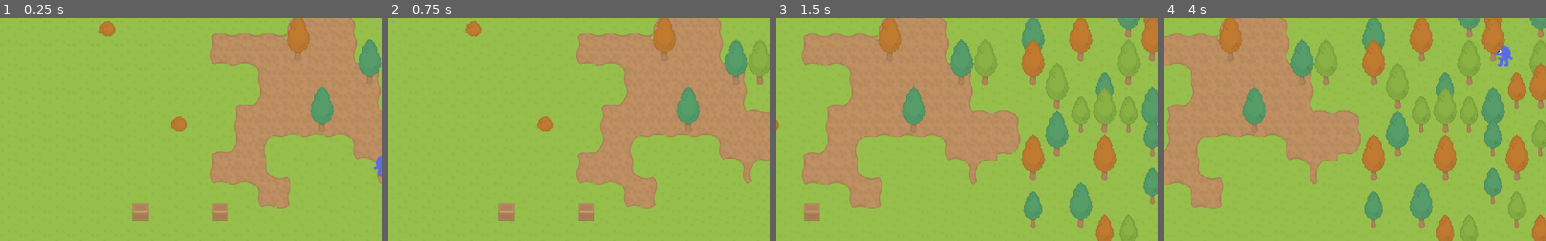
Above: before the commit, frames 1-4 (left to right).
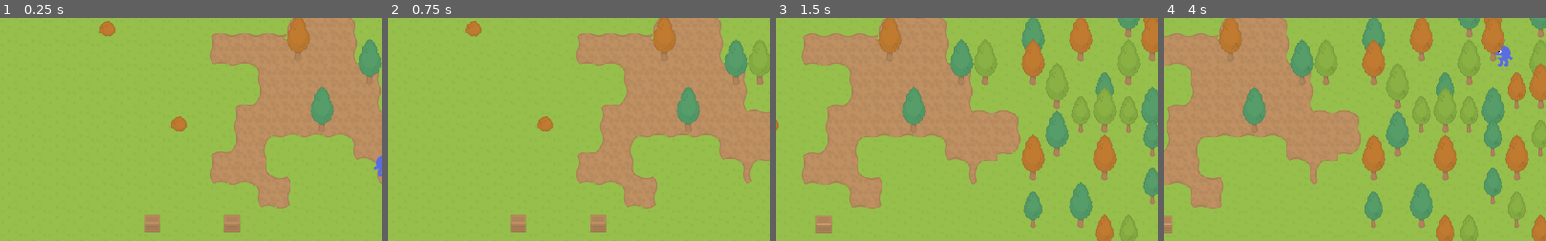
Above: after the commit, the same moments.

Repository: bagedevimo/pxljam19
Game: Godot game, scene res://Game.tscn
The game is run twice, just before and just after one commit, with the same random seed, the same clock (stepped at 60 frames per second) and the same inputs.
Inputs:
- Up to frame 1 (0.25 s): no input
- Up to frame 2 (0.75 s): tap Enter at 0.5 s; hold Right (ui_right) from 0.53 s (still down)
- Up to frame 3 (1.5 s): tap Space (ui_select) at 0.77 s; release Right (ui_right) at 1.28 s; hold Down (ui_down) from 1.28 s (still down)
- Up to frame 4 (4 s): tap Space (ui_select) at 1.52, 3.02, 3.77 s; release Down (ui_down) at 2.03 s; hold Right (ui_right) 2.03-2.78 s; hold Up (ui_up) 2.78-3.53 s; hold Left (ui_left) from 3.53 s (still down)
The pictures show only the part of the screen within x 0-50%, y 17-67%; the shares and areas given below are measured in that part.

The runs differ from the first frame. In frame 1, 1.3% of the frame differs, in the area x 34-63%, y 82-97%; in frame 2, 1.3%; in frame 3, 0.7%; in frame 4, 0.2%.

Commit message:
Fix more collision shapes

Diff:
--- a/Barrell.tscn
+++ b/Barrell.tscn
@@ -16,7 +16,8 @@
 shape = SubResource( 1 )
 
 [node name="TileMap" type="TileMap" parent="."]
+position = Vector2( -16, -16 )
 tile_set = ExtResource( 3 )
 cell_size = Vector2( 32, 32 )
 format = 1
-tile_data = PoolIntArray( -1, 8, 0 )
+tile_data = PoolIntArray( 0, 8, 0 )
--- a/tileset.tres
+++ b/tileset.tres
@@ -39,7 +39,7 @@
 points = PoolVector2Array( 15.6622, 60.7864, 18.8399, 61.908, 17.5314, 63.2164, 14.5406, 63.2164, 12.204, 61.8145 )
 
 [sub_resource type="ConvexPolygonShape2D" id=7]
-points = PoolVector2Array( 4, 18, 28, 18, 28, 30, 4, 30 )
+points = PoolVector2Array( 4, 20, 28, 20, 28, 32, 4, 32 )
 
 [resource]
 3/name = "Ground"
